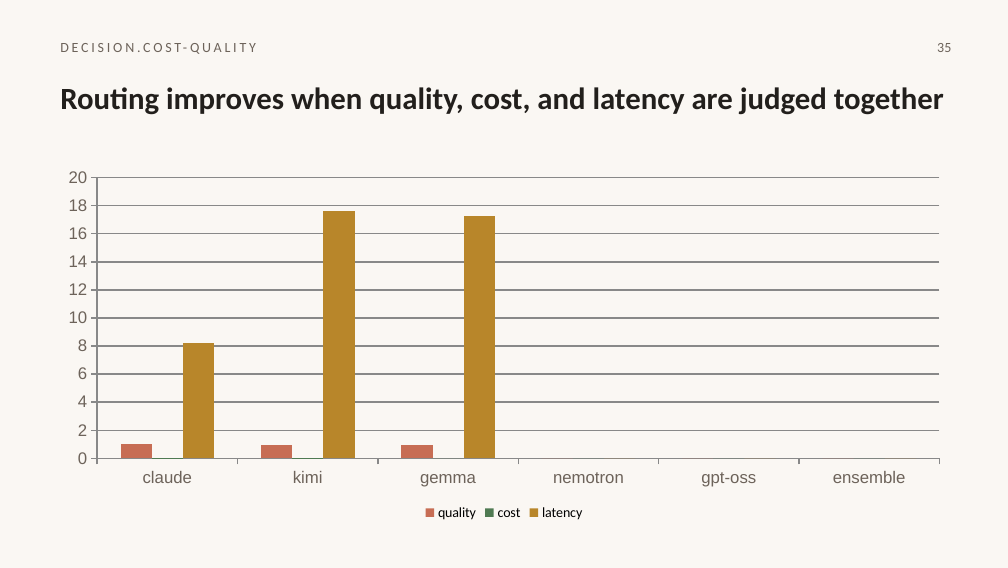
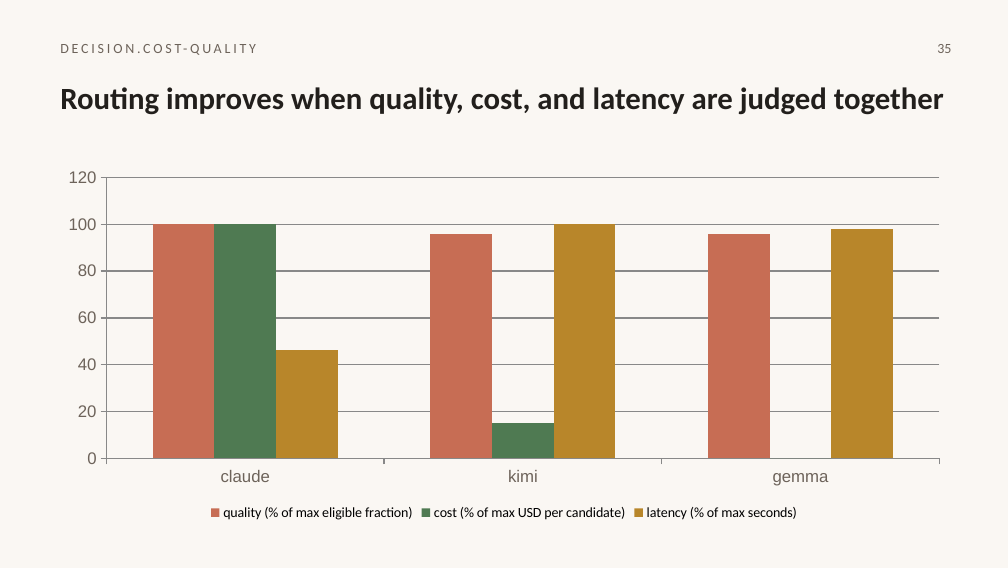
Before and after one commit to HomenShum/NodeSlide, a slide deck: slide 35 of outputs/atlas-v3-native/roundtrip-ppt.pptx. Drawn at 1008x568 pixels with LibreOffice and Linux fonts; fonts in the diff are those of the drawing. Boxes give left, top, right and bottom in pixels: in the first picture for what was removed or moved away, otherwise in the second. Text is boxed around its words. In the diff, an @@ line names an element or a change of style, - is before the commit and + after.

```diff
--- a/outputs/atlas-v3-native/roundtrip-ppt.pptx
+++ b/outputs/atlas-v3-native/roundtrip-ppt.pptx
@@ column chart at [50, 161, 958, 524] @@
-categories: claude, kimi, gemma, nemotron, gpt-oss, ensemble
+categories: claude, kimi, gemma
-quality: 1, 1, 1, 0, 0, 0
+quality (% of max eligible fraction): 100, 96, 96
-cost: 0, 0, 0, 0, 0, 0
+cost (% of max USD per candidate): 100, 15, 0
-latency: 8.2, 17.6, 17.3, 0, 0, 0
+latency (% of max seconds): 46, 100, 98
@@ legend changed @@
@@ category axis changed @@
@@ value axis changed @@
```
Also in this commit, not shown: 30 other slides changed.
